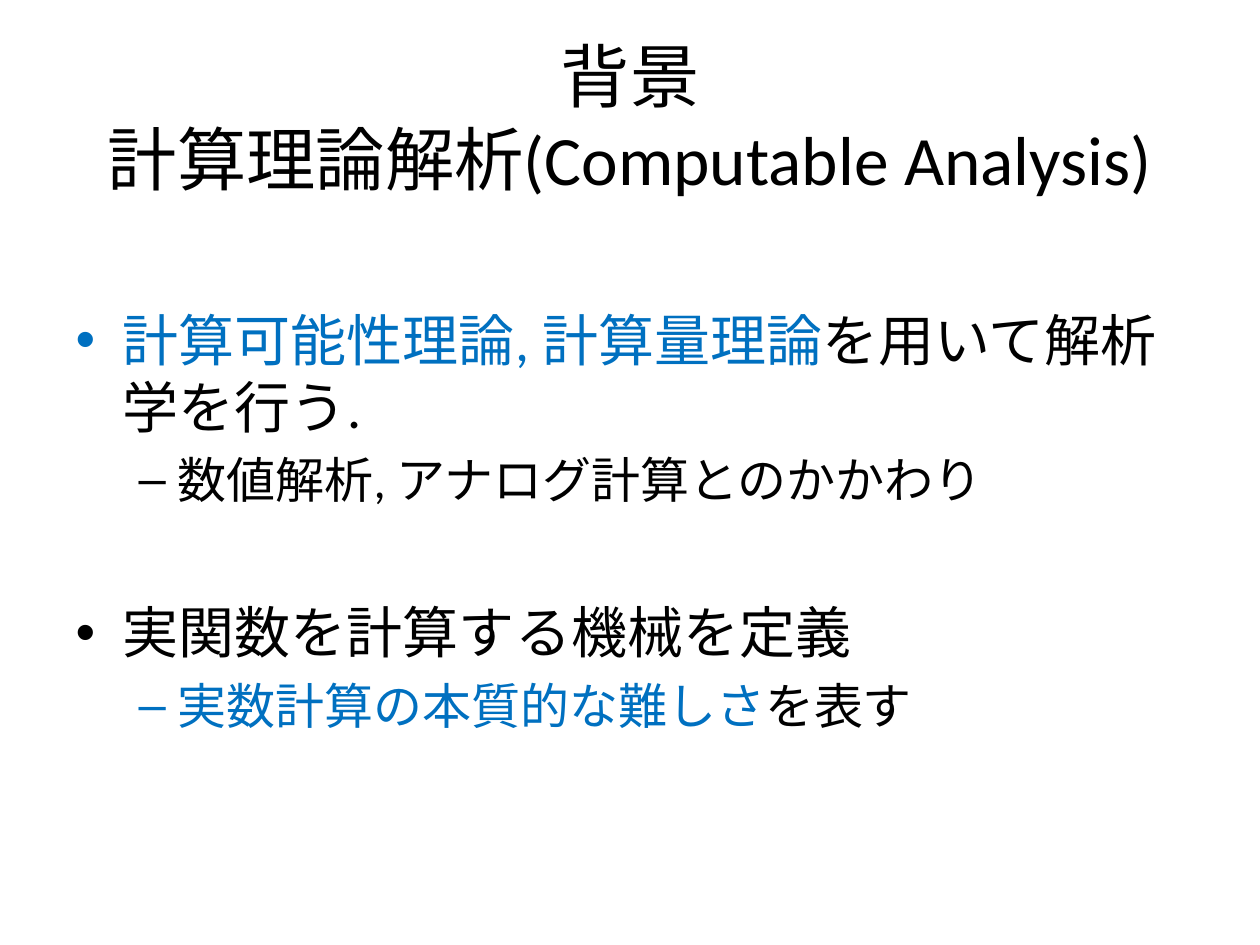
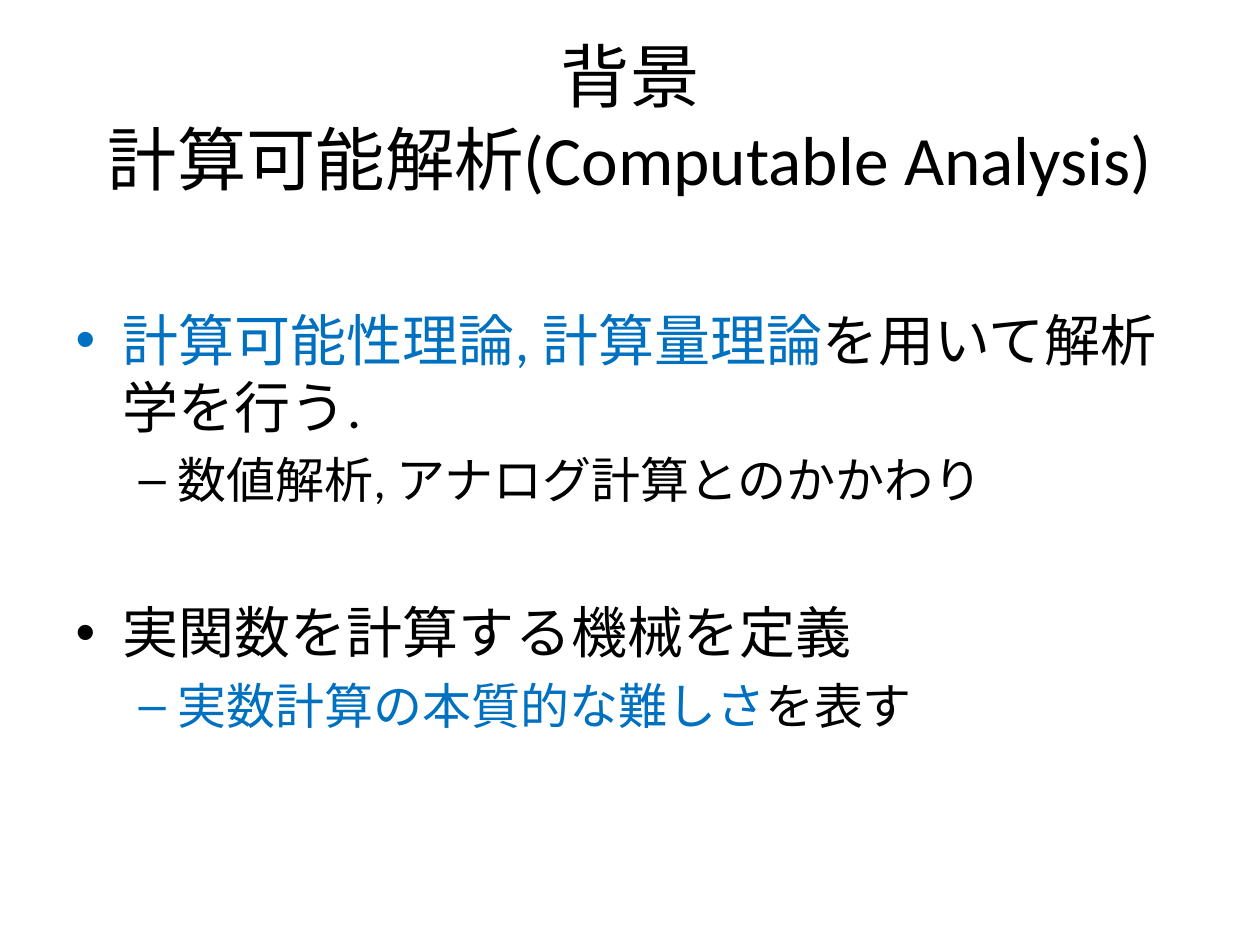
Before and after one commit to ex-hota911/LA2011Winter, a slide deck: slide 6 of slide/slide.pptx. Drawn at 1260x945 pixels with LibreOffice and Linux fonts; fonts in the diff are those of the drawing. Boxes give left, top, right and bottom in pixels: in the first picture for what was removed or moved away, otherwise in the second. Text is boxed around its words. In the diff, an @@ line names an element or a change of style, - is before the commit and + after.

```diff
--- a/slide/slide.pptx
+++ b/slide/slide.pptx
@@ title at bbox=[108, 43, 1151, 197]: text changed @@
-背景
-計算理論解析(Computable Analysis)
+背景
+計算可能解析(Computable Analysis)
```
Also in this commit, not shown: 14 other slides changed, 15 slides added, 12 slides removed, 3 other files.
